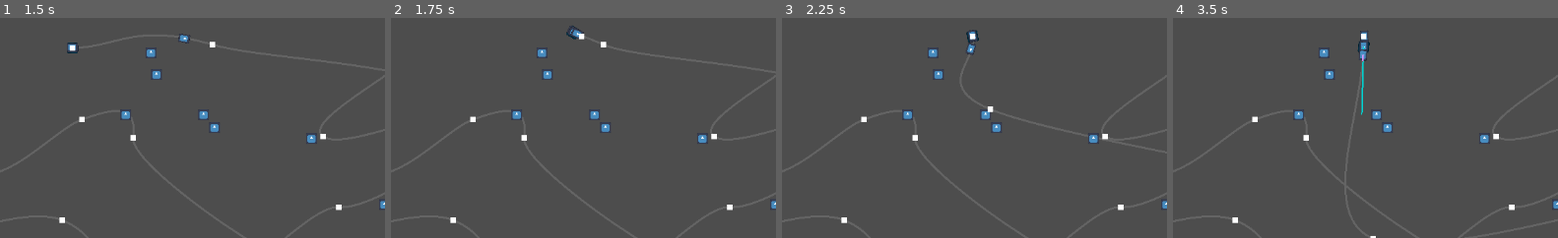
Above: before the commit, frames 1-4 (left to right).
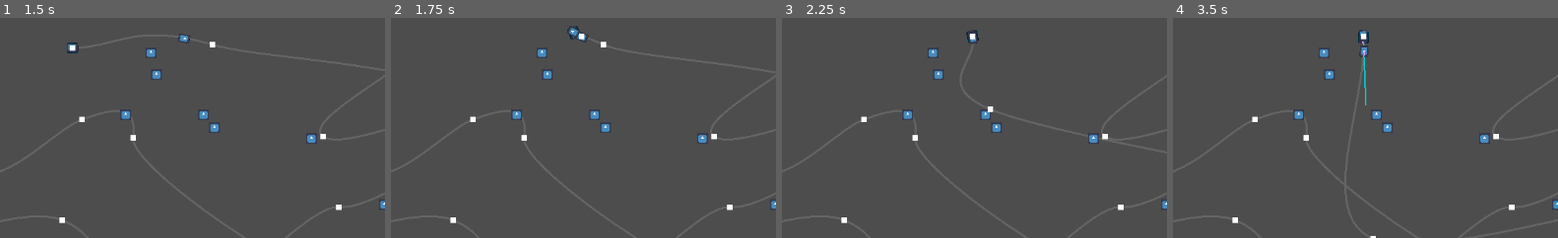
Above: after the commit, the same moments.

Repository: DeniZka/railway-path
Game: Godot game, scene res://main.tscn
Same seed, same stepped clock (60 frames per second), same inputs: the game is played once before the commit and once after it. The engine's default icon, where the game draws it, is replaced by a stand-in: a white triangle on a blue panel in a dark square.
Inputs (mouse positions are % of the whole screen's width and height, from its top left):
- Up to frame 1 (1.5 s): click "forward" at 0.5 s; tap Enter at 1.25 s; drag from (20, 28) to (43, 24) at 1.27 s
- Up to frame 2 (1.75 s): no input
- Up to frame 3 (2.25 s): drag from (45, 26) to (44, 70) at 2.02 s
- Up to frame 4 (3.5 s): tap Space at 2.75 s; move the mouse to (88, 57) at 2.77 s; hold W from 2.78 s (still down); click (88, 57) at 2.92 s
The pictures show only the part of the screen within x 18-68%, y 20-70%; the shares and areas given below are measured in that part.

Frame 1 is identical in both runs. In frame 2, 0.1% of the frame differs, in the area x 45-52%, y 3-12%; in frame 3, 0.1%; in frame 4, 0.5%, in the area x 47-52%, y 5-45%.

Commit message:
collision train proto

Diff:
--- a/RigidBody2D.gd
+++ b/RigidBody2D.gd
@@ -7,8 +7,8 @@
 var follow : PathFollow2D = null
 var active : bool = false #uses engine
 var dist : float = 0.0
-var loco : bool = false #can push/pull the train
-var force : Vector2 = Vector2(100, 0)
+@export var loco : bool = false #can push/pull the train
+var force : float = 100
 const DRAG_FORCE_SPEED = 10 #velocity where drag is on
 const DRAG_FLATNESS = 300   #moar x - more flat drag
 
@@ -127,7 +127,7 @@
 		#FIXME: drag direction!!!
 	if active:
 		if Input.is_key_pressed(KEY_W):
-			tot_force += force
+			tot_force += Vector2(force, 0)
 			state.apply_central_force(tot_force.rotated(follow.rotation))
 		else:
 			state.apply_central_force(tot_force.rotated(follow.rotation))
--- a/main.gd
+++ b/main.gd
@@ -20,6 +20,7 @@
 	loco.set_follow(follow)
 	loco.path = $Path2D
 	loco.active = true
+	loco.add_collision_exception_with($Train/Car) #TODO: except all in train
 	#loco.connect_car($Train/Car.name)
 	car.path = $Path2D
 	car.set_follow($Path2D/CarPath)
--- a/main.tscn
+++ b/main.tscn
@@ -91,6 +91,7 @@
 [node name="Loco" parent="Train" instance=ExtResource("3_dtup8")]
 position = Vector2(315, 148)
 rotation = -0.190726
+loco = true
 
 [node name="Car" parent="Train" instance=ExtResource("3_dtup8")]
 position = Vector2(494.525, 154.437)
--- a/train.gd
+++ b/train.gd
@@ -11,12 +11,26 @@
 @onready var path : Path2D = $Path
 @onready var cars : Node = $Cars
 var lead_loco: RigidBody2D
+var train_mass: float = 0.0
+var train_force: float = 0.0
+
+var rudder_pos: float = 0.0
 
 # Called when the node enters the scene tree for the first time.
 func _ready():
+	#TODO: except cars for cars in train conllision
 	if ! path.curve:
 		path.curve = Curve2D.new()
+	for car in get_children():
+		if car is RigidBody2D:
+			train_mass += car.mass
+			#TODO: set total_mass for every of carrige
+			if car.loco:
+				train_force += car.force
 	pass # Replace with function body.
+
+func set_force(level: float):
+	rudder_pos = level
 
 func update_path(pos: Vector2, in_: Vector2, out_: Vector2):
 	path.curve.add_point(pos, in_, out_)
@@ -30,5 +44,7 @@
 	pass
 
 func _integrate_forces(state):
+	#TODO: Calculate final velocity vector length
+	#F/m *dt
 	print("works")
 	pass
